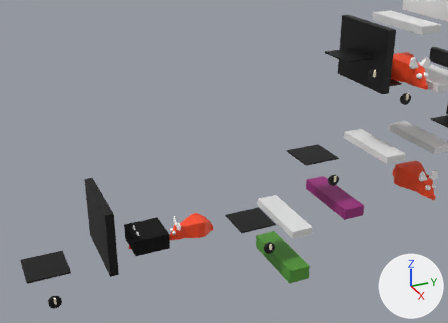
An edit to the Blender file scenes/Level1-4.blend, drawn before and after from the same camera.
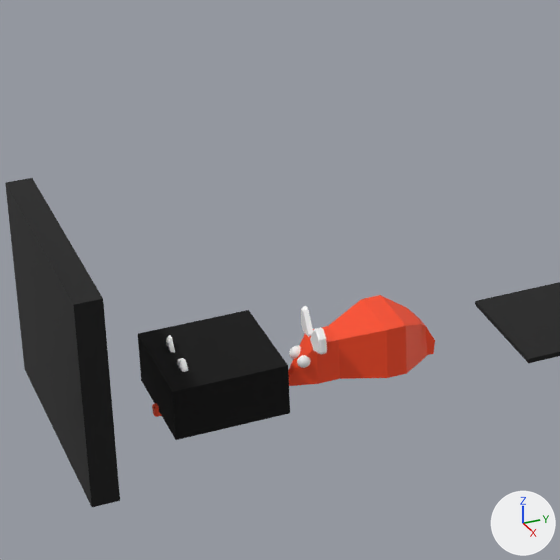
The first picture shows the older version from a 50 mm lens placed at (202.3, 74.7, 145.5), pointed at (2.2, 164.8, 45.4). The close-ups show the older and then the newer version on the part from 18% to 56% of the width and 38% to 91% of the height of that picture. Only the edits that show in the close-ups are written down. The lights are fixed; the arrows at lower right show +X, +Y and +Z. Objects named as collision shapes, trigger or cutter boxes, shadow casters or lower levels of detail are left out.

Names of what the first close-up shows: 'Grate_1', 'Model_Rat_1', 'Plate_2', 'Rat_1', 'Rat_11'.
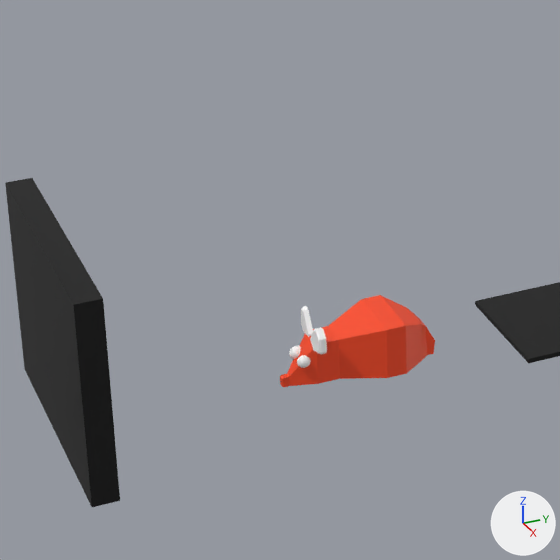
Changed parts and their boxes [x1, y1, x2, y2] in the close-ups (560 x 560 px):
'Rat_11', deleted: before [138, 310, 290, 440]
'Model_Rat_1', deleted (mostly hidden): before [152, 335, 188, 417]

The edits, one by one:
Object 'Rat_11' (ob_rat_11) is deleted.
Object 'Model_Rat_1' (ob_model_rat_1) is deleted.
